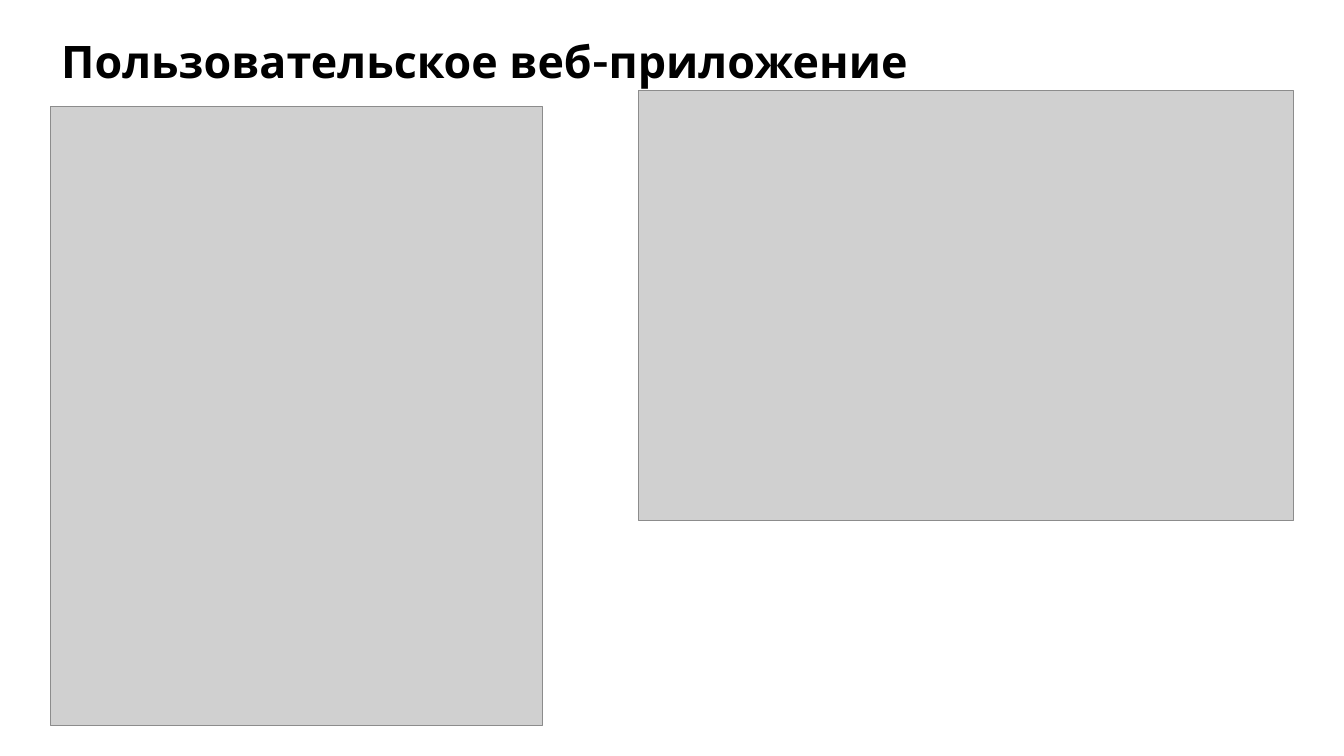
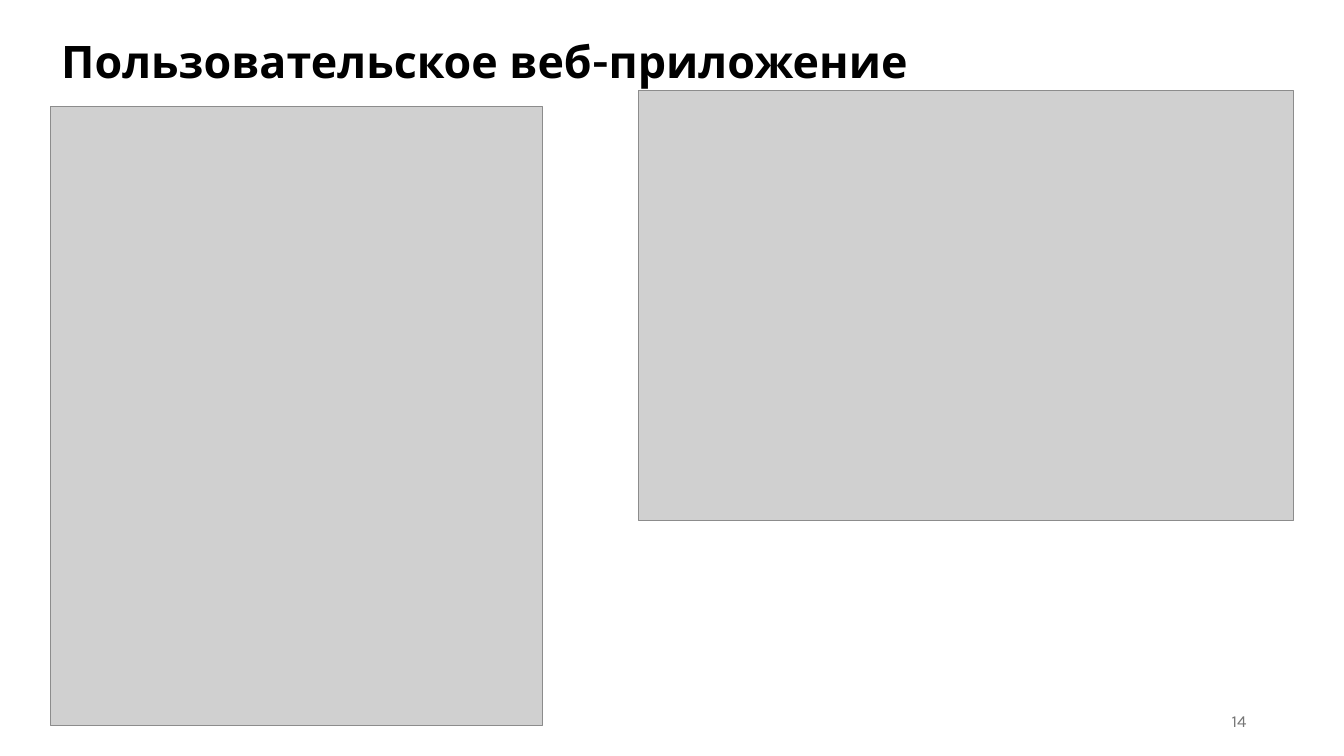
Before and after one commit to Ven-i-amin/vsu-on-board-bot, a slide deck: slide 14 of materials/презентация-2.pptx (slide 11 before the commit). Drawn at 1344x756 pixels with LibreOffice and Linux fonts; fonts in the diff are those of the drawing; grey boxes stand for pictures. Boxes give left, top, right and bottom in pixels: in the first picture for what was removed or moved away, otherwise in the second. Text is boxed around its words. In the diff, an @@ line names an element or a change of style, - is before the commit and + after.

```diff
--- a/materials/презентация-2.pptx
+++ b/materials/презентация-2.pptx
@@ page number added at box(1232, 716, 1247, 727), 12 pt, text #757575 @@
+14
```
Also in this commit, not shown: 11 other slides changed, 3 slides added, 1 other file.
